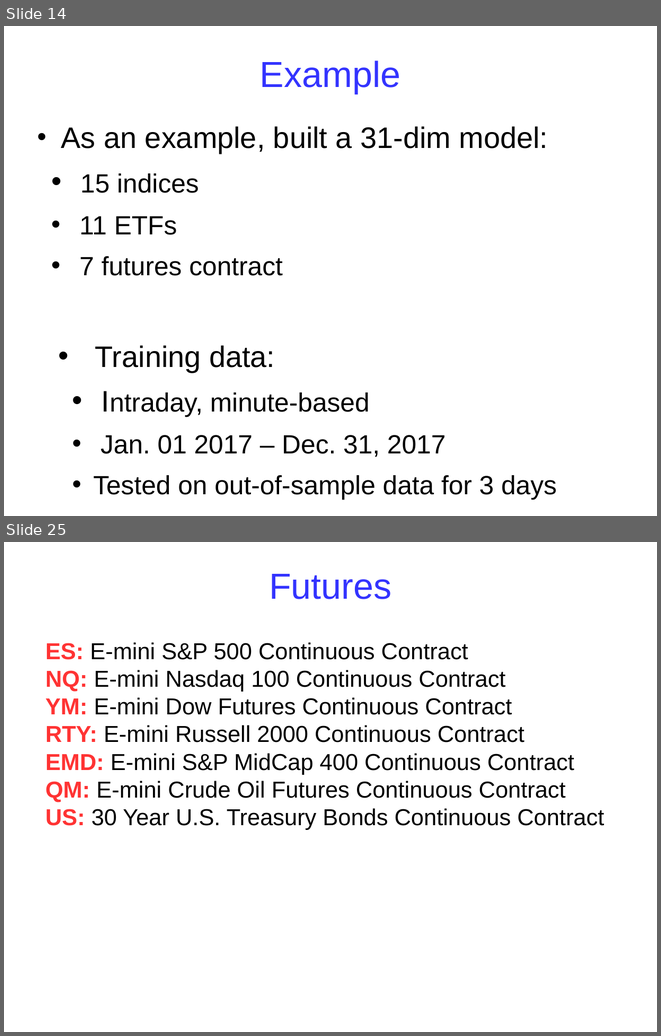
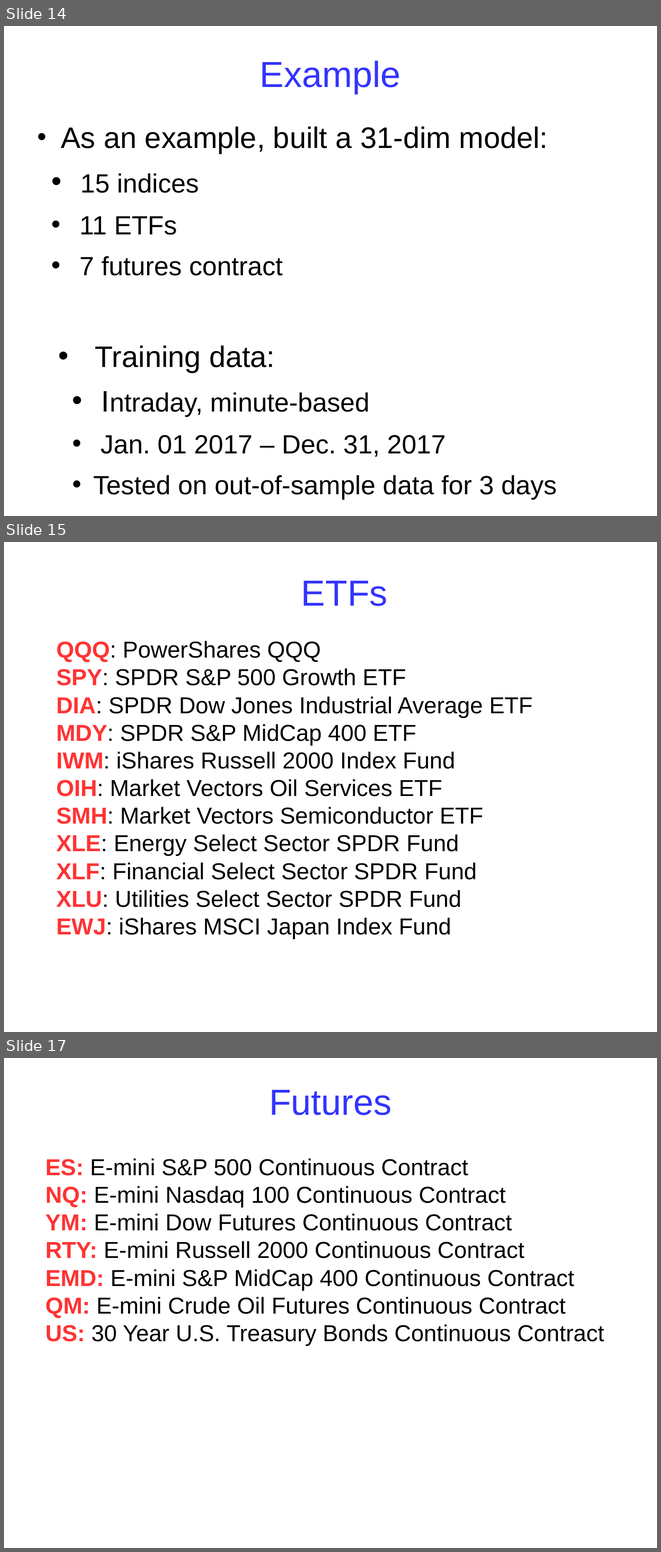
Before and after one commit to babakopti/opti-trade, a slide deck: presentations/presentation-Jan-2020.odp. Shown one above the other, each under a label of ours: slides 14 and 25 before the commit, slides 14, 15 and 17 after it; the slides between them are not shown. The pictures are 661x1036 and 661x1552 pixels, drawn with LibreOffice and Linux fonts; fonts in the diff are those of the drawing. Boxes give left, top, right and bottom in pixels: in the first picture for what was removed or moved away, otherwise in the second. Text is boxed around its words. In the diff, an @@ line names an element or a change of style, - is before the commit and + after.

```diff
--- a/presentations/presentation-Jan-2020.odp
+++ b/presentations/presentation-Jan-2020.odp
@@ slide 15 added at (4,542,657,1032), background #FFFFFF @@
@@ title added at (301,581,388,606), 44 pt, text #3333FF @@
+ETFs
@@ text added at (56,641,533,939), 28 pt, text #000000 @@
+QQQ: PowerShares QQQ
+SPY: SPDR S&P 500 Growth ETF
+DIA: SPDR Dow Jones Industrial Average ETF
+MDY: SPDR S&P MidCap 400 ETF
+IWM: iShares Russell 2000 Index Fund
+OIH: Market Vectors Oil Services ETF
+SMH: Market Vectors Semiconductor ETF
+XLE: Energy Select Sector SPDR Fund
+XLF: Financial Select Sector SPDR Fund
+XLU: Utilities Select Sector SPDR Fund
+EWJ: iShares MSCI Japan Index Fund
@@ what was slide 25 is now slide 17 @@
```
Also in this commit, not shown: 5 slides changed, 3 other slides added.
